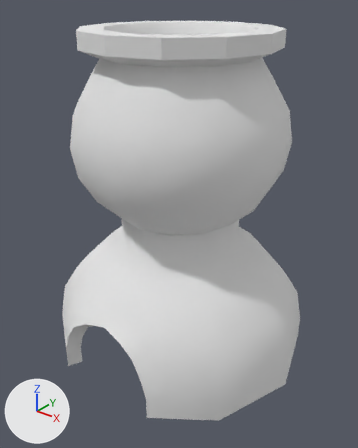
The OBJ model Assets/05. artAssets/01. 3D assets/stovePot_low.obj: old version first, new version second.
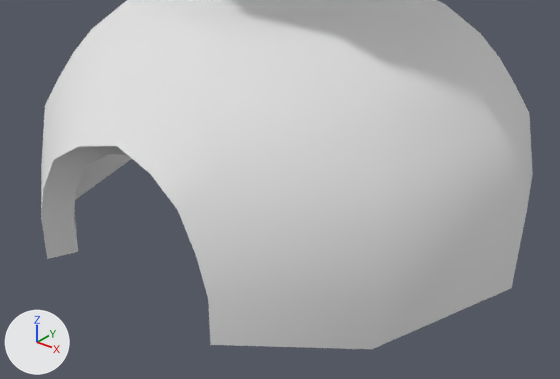
There are two pictures of each version: one whole from a camera (50 mm lens) standing at (258.0, -329.0, 324.0) and looking at (5.0, -12.0, 128.0), one close up from a camera (50 mm lens) standing at (217.0, -279.0, 178.0) and looking at (32.0, -47.0, 35.0). Every picture has the same lights, and +X, +Y and +Z are marked at lower left. Where no turn or scale is listed for an object, it has been applied to the vertices.

Names of what the first close-up shows: 'stovePot_low'.
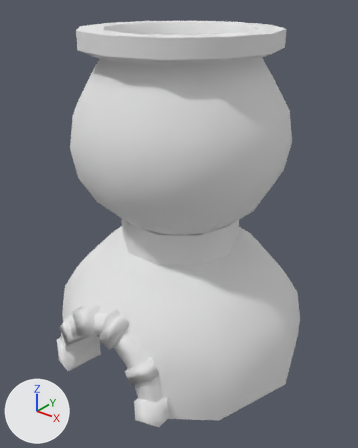
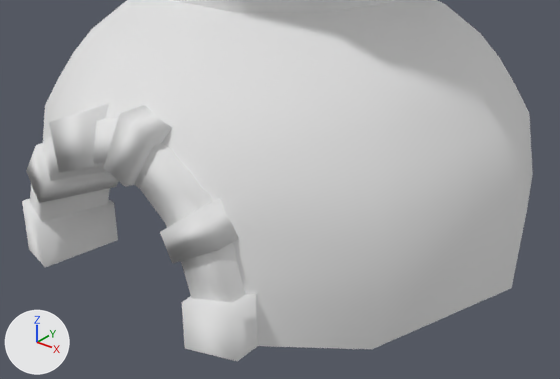
The newer file is also turned or shifted as a whole; pictures and numbers use the older file's frame.

Boxes (x1, y1, x2, y2) around the edits, measured in the close-ups (560 x 379 px):
'stovePot_low', reshaped: before (41, 0, 533, 349); after (22, 0, 533, 361)
part 1 of me_stovepot_low, added: after (30, 118, 245, 302)
part 2 of me_stovepot_low, added: after (22, 104, 258, 361)

What the commit changed:
me_stovepot_low is used by ob_stovepot_low; location (0.0, 0.0, 0.0).
me_stovepot_low had 401 vertices, 365 faces and spanned x -121.0..121.0, y -111.0..111.0, z 0.0..293.0.
me_stovepot_low now has 493 vertices, 423 faces and spans x -121.0..121.0, y -118.0..111.0, z 0.0..293.0.
me_stovepot_low part 1: a new loose piece of 44 vertices spanning x -61.0..61.0, y -114.0..-83.0, z 0.0..75.0, in mat_lambert2sg (white #e7e7e7).
Part 2, on me_stovepot_low:
43 vertices are added at x -63.0..64.0, y -118.0..-78.0, z 0.0..79.0.
5 new vertices lie (0.0, 30.0, 0.0) away from vertices in x -56.0..55.0, y -110.0..-108.0, z 41.0..75.0.
28 new faces join them.
